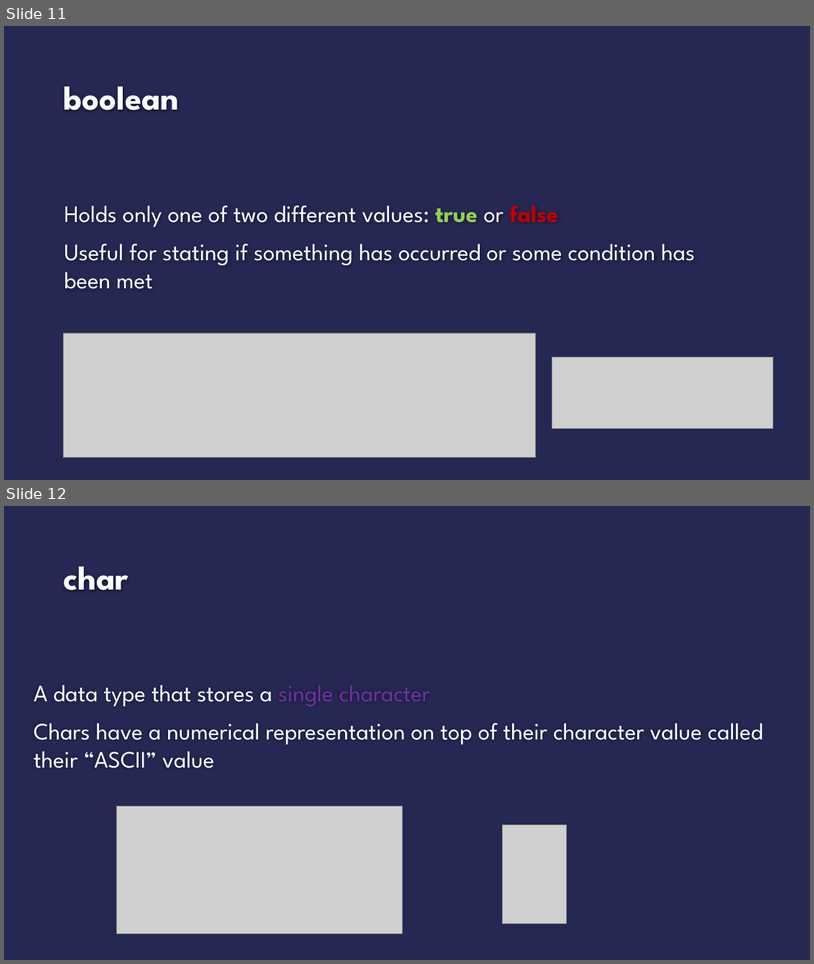
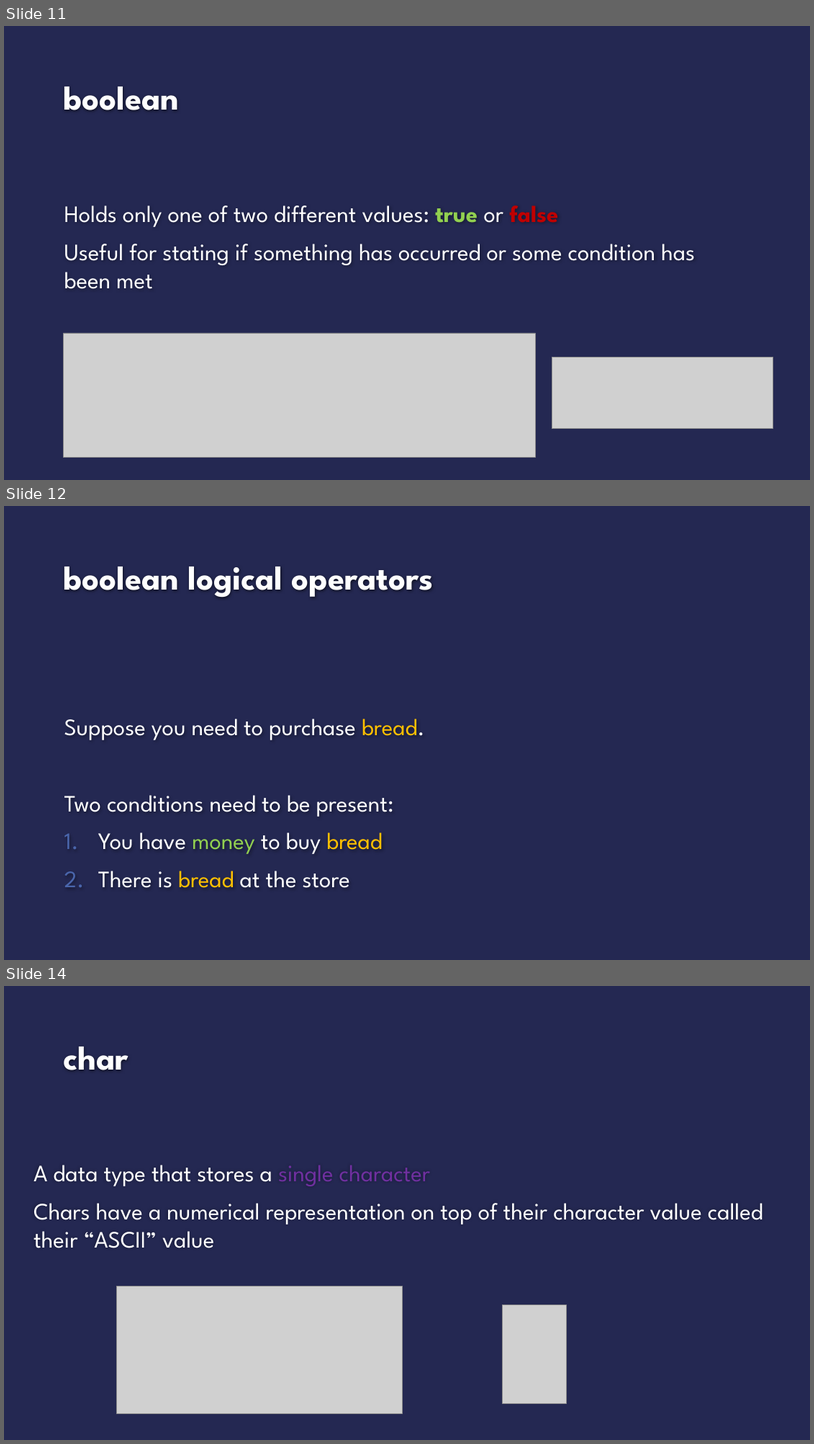
Before and after one commit to msantiago9/Marj, a slide deck: static/ppts/AP3-1.pptx. Shown one above the other, each under a label of ours: slides 11 and 12 before the commit, slides 11, 12 and 14 after it; the slides between them are not shown. The pictures are 814x964 and 814x1444 pixels, drawn with LibreOffice and Linux fonts; fonts in the diff are those of the drawing; grey boxes stand for pictures; background and template pictures are left out. Boxes give left, top, right and bottom in pixels: in the first picture for what was removed or moved away, otherwise in the second. Text is boxed around its words. In the diff, an @@ line names an element or a change of style, - is before the commit and + after.

```diff
--- a/static/ppts/AP3-1.pptx
+++ b/static/ppts/AP3-1.pptx
@@ slide 12 added at (4, 506, 810, 960), background #242852 @@
@@ title added at (64, 566, 434, 597), 40 pt, text #FEFEFE, bold @@
+boolean logical operators
@@ text added at (64, 718, 425, 888), 28 pt, text #FFFFFF @@
+Suppose you need to purchase bread.
+Two conditions need to be present:
+1. You have money to buy bread
+2. There is bread at the store
@@ what was slide 12 is now slide 14 @@
```
Also in this commit, not shown: 1 other slide added, 5 other files.
